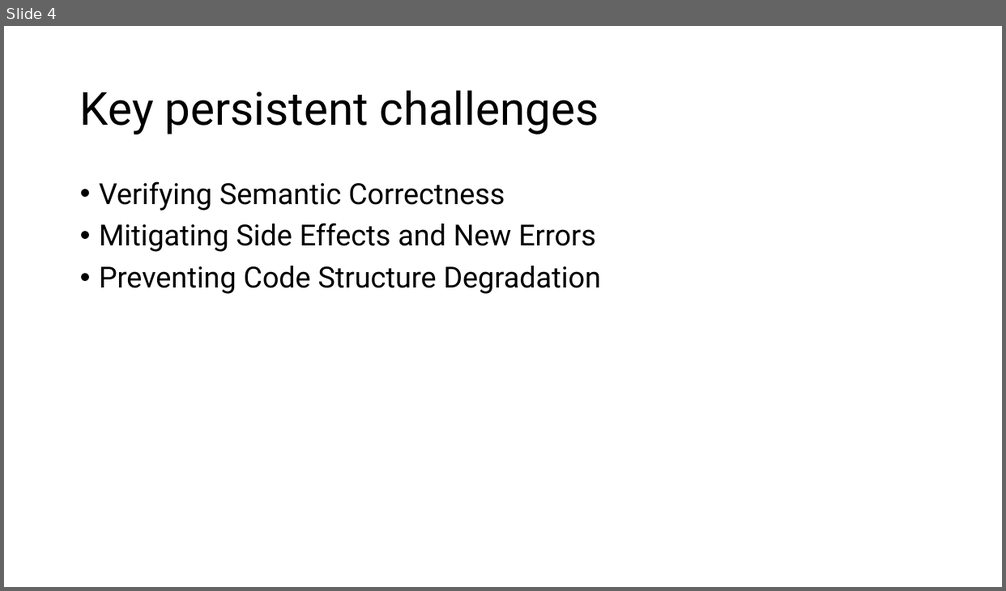
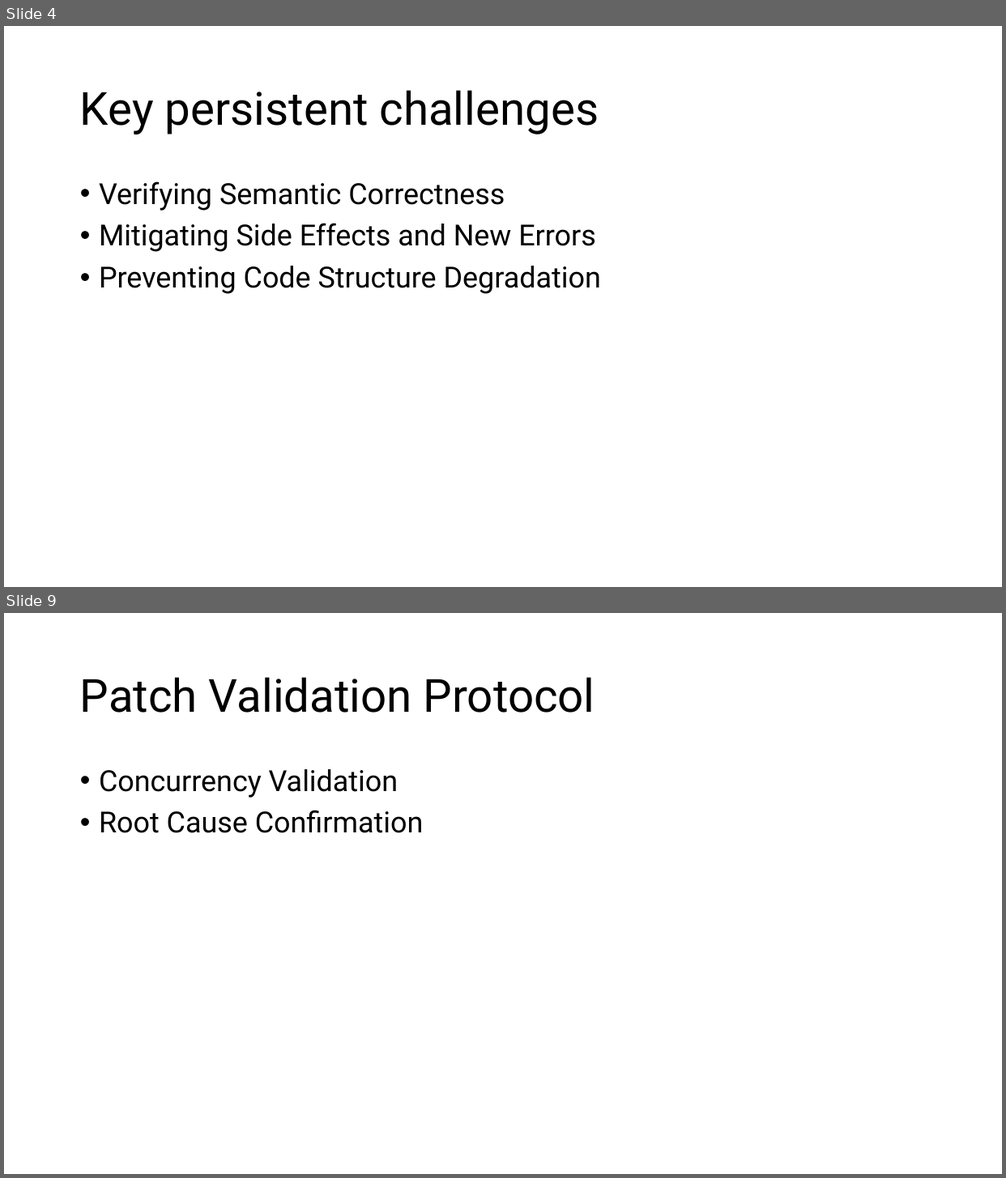
Before and after one commit to sefiSB/kutmod, a slide deck: presentation.pptx. Shown one above the other, each under a label of ours: slide 4 before the commit, slides 4 and 9 after it; the slides between them are not shown. The pictures are 1006x591 and 1006x1178 pixels, drawn with LibreOffice and Linux fonts; fonts in the diff are those of the drawing. Boxes give left, top, right and bottom in pixels: in the first picture for what was removed or moved away, otherwise in the second. Text is boxed around its words. In the diff, an @@ line names an element or a change of style, - is before the commit and + after.

```diff
--- a/presentation.pptx
+++ b/presentation.pptx
@@ slide 9 added at bbox=[4, 613, 1002, 1174], background #FFFFFF @@
@@ title added at bbox=[80, 677, 595, 713], 44 pt, text #000000 @@
+Patch Validation Protocol
@@ text added at bbox=[99, 769, 424, 833], 28 pt, text #000000 @@
+• Concurrency Validation
+• Root Cause Confirmation
```
Also in this commit, not shown: 1 slide changed, 3 other slides added.
